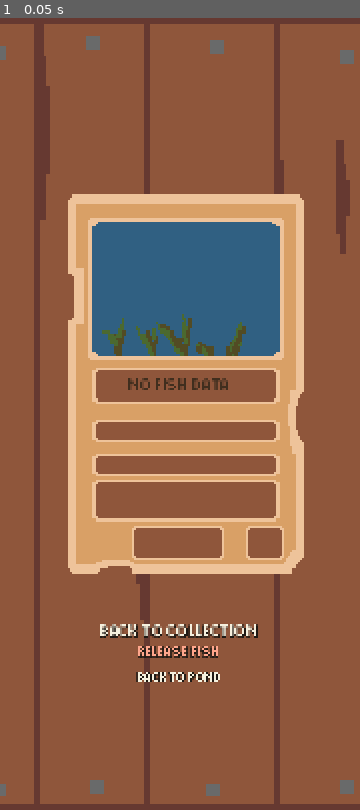
Above: before the commit, frame 1.
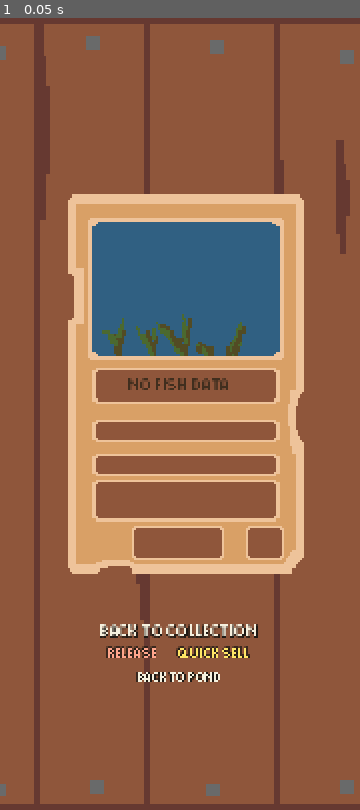
Above: after the commit, the same moment.

Repository: seekermarcel/tacklefish-mvp
Game: Godot game, scene res://scenes/fish_detail/fish_detail.tscn
Same seed, same stepped clock (60 frames per second), same inputs: the game is played once before the commit and once after it. This scene is started directly instead of the project's main scene.
Inputs:
- Up to frame 1 (0.05 s): no input

The runs differ from the first frame. In frame 1, 0.5% of the frame differs, in the area x 29-70%, y 79-81%.

Commit message:
added quick-sell and money system

Diff:
--- a/frontend/scenes/fish_detail/fish_detail.tscn
+++ b/frontend/scenes/fish_detail/fish_detail.tscn
@@ -187,7 +187,12 @@
 text = "Back to Collection"
 horizontal_alignment = 1
 
-[node name="ReleaseFishButton" type="Label" parent="VBox"]
+[node name="ActionButtons" type="HBoxContainer" parent="VBox"]
+layout_mode = 2
+alignment = 1
+theme_override_constants/separation = 40
+
+[node name="ReleaseFishButton" type="Label" parent="VBox/ActionButtons"]
 unique_name_in_owner = true
 layout_mode = 2
 mouse_filter = 0
@@ -196,7 +201,19 @@
 theme_override_constants/outline_size = 6
 theme_override_fonts/font = ExtResource("2")
 theme_override_font_sizes/font_size = 20
-text = "Release Fish"
+text = "Release"
+horizontal_alignment = 1
+
+[node name="SellFishButton" type="Label" parent="VBox/ActionButtons"]
+unique_name_in_owner = true
+layout_mode = 2
+mouse_filter = 0
+theme_override_colors/font_color = Color(1.0, 0.9, 0.4, 1)
+theme_override_colors/font_outline_color = Color(0.12, 0.1, 0.08, 1)
+theme_override_constants/outline_size = 6
+theme_override_fonts/font = ExtResource("2")
+theme_override_font_sizes/font_size = 20
+text = "Quick Sell"
 horizontal_alignment = 1
 
 [node name="Spacer2" type="Control" parent="VBox"]
--- a/frontend/scenes/profile/profile.tscn
+++ b/frontend/scenes/profile/profile.tscn
@@ -90,7 +90,22 @@
 horizontal_alignment = 1
 
 [node name="Spacer2" type="Control" parent="VBox"]
-custom_minimum_size = Vector2(0, 24)
+custom_minimum_size = Vector2(0, 16)
+layout_mode = 2
+
+[node name="ShellsLabel" type="Label" parent="VBox"]
+unique_name_in_owner = true
+layout_mode = 2
+theme_override_colors/font_color = Color(1.0, 0.9, 0.4, 1)
+theme_override_colors/font_outline_color = Color(0.06, 0.05, 0.04, 1)
+theme_override_constants/outline_size = 4
+theme_override_fonts/font = ExtResource("2")
+theme_override_font_sizes/font_size = 22
+text = "Shells: 0"
+horizontal_alignment = 1
+
+[node name="Spacer2b" type="Control" parent="VBox"]
+custom_minimum_size = Vector2(0, 16)
 layout_mode = 2
 
 [node name="TotalCaughtLabel" type="Label" parent="VBox"]
@@ -134,7 +149,7 @@
 theme_override_constants/outline_size = 6
 theme_override_fonts/font = ExtResource("2")
 theme_override_font_sizes/font_size = 22
-text = "Back to Menu"
+text = "Back to Pond"
 horizontal_alignment = 1
 
 [node name="StatusLabel" type="Label" parent="VBox"]
--- a/frontend/scripts/autoload/game_state.gd
+++ b/frontend/scripts/autoload/game_state.gd
@@ -8,6 +8,7 @@
 var pool: Array = []
 var xp: int = 0
 var level: int = 0
+var shells: int = 0
 var total_caught: int = 0
 var total_released: int = 0
 
@@ -20,5 +21,6 @@
 	pool.clear()
 	xp = 0
 	level = 0
+	shells = 0
 	total_caught = 0
 	total_released = 0
--- a/frontend/scripts/autoload/network.gd
+++ b/frontend/scripts/autoload/network.gd
@@ -61,6 +61,10 @@
 func release_fish(fish_id: int) -> Dictionary:
 	return await _do_request("/player/inventory/%d/release" % fish_id, HTTPClient.METHOD_POST)
 
+## Quick-sell a fish for shells. Edition is permanently consumed.
+func sell_fish(fish_id: int) -> Dictionary:
+	return await _do_request("/player/inventory/%d/sell" % fish_id, HTTPClient.METHOD_POST)
+
 ## Get the player's profile (XP, level, stats).
 func get_profile() -> Dictionary:
 	return await _do_request("/player/profile", HTTPClient.METHOD_GET)
--- a/frontend/scripts/fish_detail/fish_detail.gd
+++ b/frontend/scripts/fish_detail/fish_detail.gd
@@ -11,6 +11,7 @@
 @onready var back_to_inventory_button: Label = %BackToInventoryButton
 @onready var back_to_pond_button: Label = %BackToPondButton
 @onready var release_fish_button: Label = %ReleaseFishButton
+@onready var sell_fish_button: Label = %SellFishButton
 
 var _fish_data: Dictionary = {}
 var _confirm_panel: PanelContainer
@@ -27,6 +28,10 @@
 	release_fish_button.gui_input.connect(func(event: InputEvent):
 		if event is InputEventMouseButton and event.pressed and event.button_index == MOUSE_BUTTON_LEFT:
 			_on_release_pressed()
+	)
+	sell_fish_button.gui_input.connect(func(event: InputEvent):
+		if event is InputEventMouseButton and event.pressed and event.button_index == MOUSE_BUTTON_LEFT:
+			_on_sell_pressed()
 	)
 
 	var fish_data: Variant = GameState.get_meta("selected_fish") if GameState.has_meta("selected_fish") else null
@@ -184,6 +189,97 @@
 			_confirm_panel.queue_free()
 			_confirm_panel = null
 
+func _on_sell_pressed() -> void:
+	if _confirm_panel != null:
+		return
+	_show_sell_confirm()
+
+func _show_sell_confirm() -> void:
+	_confirm_panel = PanelContainer.new()
+	_confirm_panel.anchors_preset = Control.PRESET_FULL_RECT
+	_confirm_panel.mouse_filter = Control.MOUSE_FILTER_STOP
+
+	var stylebox := StyleBoxFlat.new()
+	stylebox.bg_color = Color(0.0, 0.0, 0.0, 0.7)
+	_confirm_panel.add_theme_stylebox_override("panel", stylebox)
+
+	var vbox := VBoxContainer.new()
+	vbox.alignment = BoxContainer.ALIGNMENT_CENTER
+	vbox.set_anchors_preset(Control.PRESET_CENTER)
+	_confirm_panel.add_child(vbox)
+
+	var species_name: String = _fish_data.get("species", "this fish")
+	var rarity: String = _fish_data.get("rarity", "common")
+	var sell_map := {"common": 5, "uncommon": 10, "rare": 25, "epic": 50, "legendary": 100}
+	var sell_price: int = sell_map.get(rarity, 1)
+
+	var pixel_font = load("res://resources/fonts/pixel.ttf")
+
+	var msg := Label.new()
+	msg.text = "Sell %s for %d Shells?\nThis edition will be gone forever." % [species_name, sell_price]
+	msg.horizontal_alignment = HORIZONTAL_ALIGNMENT_CENTER
+	msg.add_theme_font_size_override("font_size", 20)
+	msg.add_theme_color_override("font_color", Color(0.96, 0.94, 0.87))
+	if pixel_font:
+		msg.add_theme_font_override("font", pixel_font)
+	vbox.add_child(msg)
+
+	var spacer := Control.new()
+	spacer.custom_minimum_size = Vector2(0, 20)
+	vbox.add_child(spacer)
+
+	var confirm_button := Button.new()
+	confirm_button.text = "Yes, sell"
+	confirm_button.add_theme_font_size_override("font_size", 20)
+	if pixel_font:
+		confirm_button.add_theme_font_override("font", pixel_font)
+	confirm_button.pressed.connect(_on_sell_confirmed)
+	vbox.add_child(confirm_button)
+
+	var cancel_button := Button.new()
+	cancel_button.text = "Cancel"
+	cancel_button.add_theme_font_size_override("font_size", 18)
+	if pixel_font:
+		cancel_button.add_theme_font_override("font", pixel_font)
+	cancel_button.pressed.connect(func():
+		_confirm_panel.queue_free()
+		_confirm_panel = null
+	)
+	vbox.add_child(cancel_button)
+
+	add_child(_confirm_panel)
+
+func _on_sell_confirmed() -> void:
+	var fish_id: int = _fish_data.get("id", 0)
+	if fish_id == 0:
+		return
+
+	var result := await Network.sell_fish(fish_id)
+	if result.status == 200:
+		var shells_earned: int = result.data.get("shells_earned", 0)
+		GameState.shells = result.data.get("total_shells", GameState.shells)
+
+		if _confirm_panel:
+			for child in _confirm_panel.get_children():
+				child.queue_free()
+			var feedback := Label.new()
+			feedback.text = "+%d Shells" % shells_earned
+			feedback.horizontal_alignment = HORIZONTAL_ALIGNMENT_CENTER
+			feedback.vertical_alignment = VERTICAL_ALIGNMENT_CENTER
+			feedback.add_theme_font_size_override("font_size", 32)
+			feedback.add_theme_color_override("font_color", Color(1.0, 0.9, 0.4))
+			var pixel_font = load("res://resources/fonts/pixel.ttf")
+			if pixel_font:
+				feedback.add_theme_font_override("font", pixel_font)
+			_confirm_panel.add_child(feedback)
+
+		await get_tree().create_timer(1.0).timeout
+		await SceneTransition.iris_to("res://scenes/inventory/inventory.tscn")
+	else:
+		if _confirm_panel:
+			_confirm_panel.queue_free()
+			_confirm_panel = null
+
 func _on_back_to_inventory() -> void:
 	await SceneTransition.iris_to("res://scenes/inventory/inventory.tscn")
 
--- a/frontend/scripts/profile/profile.gd
+++ b/frontend/scripts/profile/profile.gd
@@ -5,6 +5,7 @@
 @onready var level_label: Label = %LevelLabel
 @onready var xp_label: Label = %XPLabel
 @onready var xp_bar: ProgressBar = %XPBar
+@onready var shells_label: Label = %ShellsLabel
 @onready var total_caught_label: Label = %TotalCaughtLabel
 @onready var total_released_label: Label = %TotalReleasedLabel
 @onready var collection_label: Label = %CollectionLabel
@@ -38,16 +39,19 @@
 	var xp_next: int = data.get("xp_next_level", -1)
 	var total_caught: int = data.get("total_caught", 0)
 	var total_released: int = data.get("total_released", 0)
+	var shells: int = data.get("shells", 0)
 	var current_collection: int = data.get("current_collection", 0)
 
 	# Update GameState cache.
 	GameState.xp = xp
 	GameState.level = level
+	GameState.shells = shells
 	GameState.total_caught = total_caught
 	GameState.total_released = total_released
 
 	player_id_label.text = "Player #%d" % player_id
 	level_label.text = "Level %d" % level
+	shells_label.text = "Shells: %d" % shells
 	total_caught_label.text = "Total Caught: %d" % total_caught
 	total_released_label.text = "Total Released: %d" % total_released
 	collection_label.text = "Collection: %d" % current_collection
Not shown, changed: backend/cmd/server/main.go
Not shown, added: backend/internal/game/economy.go
Not shown, changed: backend/internal/player/handler.go
Not shown, added: backend/migrations/006_shells_and_sell.sql
Not shown, changed: backend/tests/handler_test.go
Not shown, changed: backend/tests/helpers_test.go
Not shown, changed: backend/tests/xp_test.go
